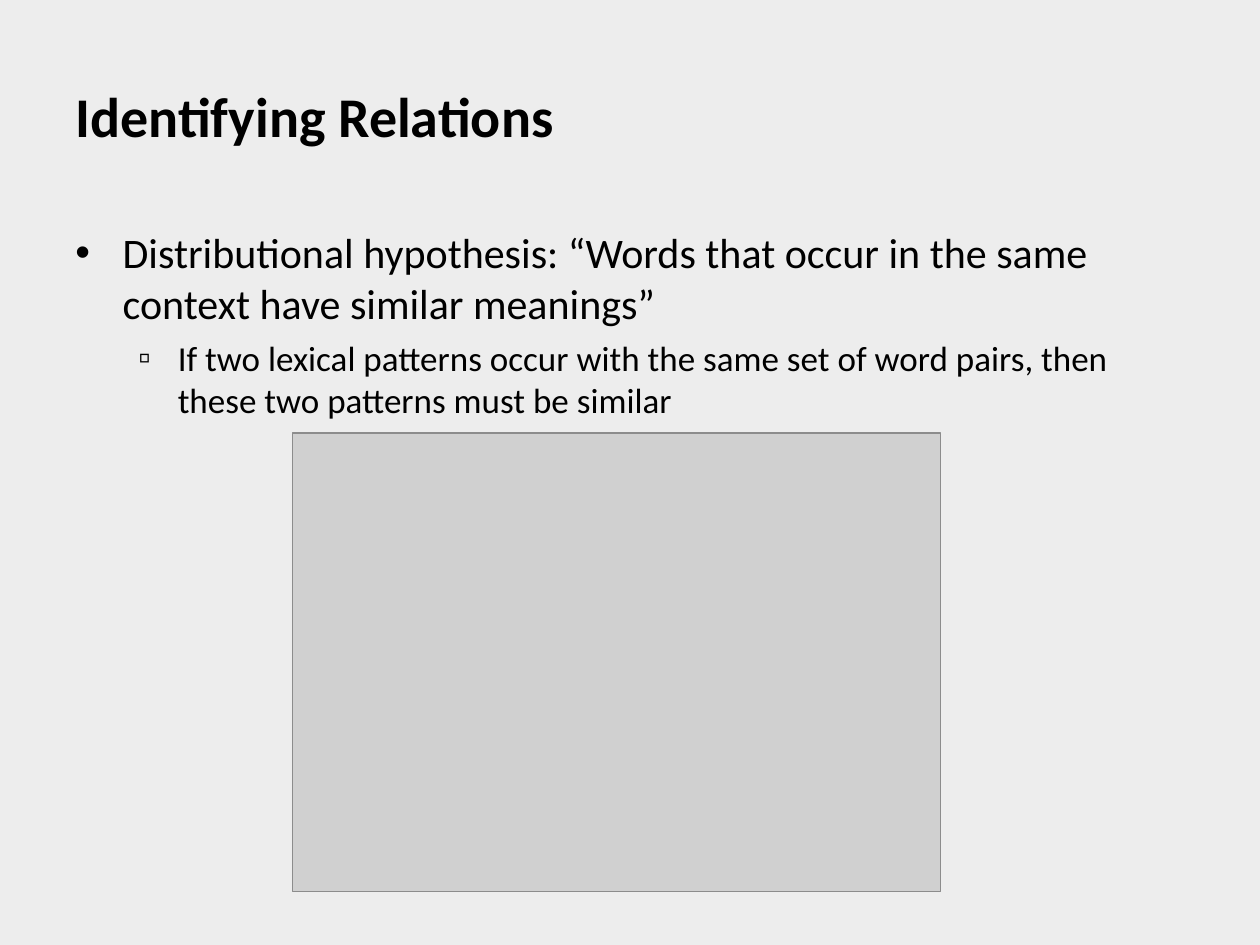
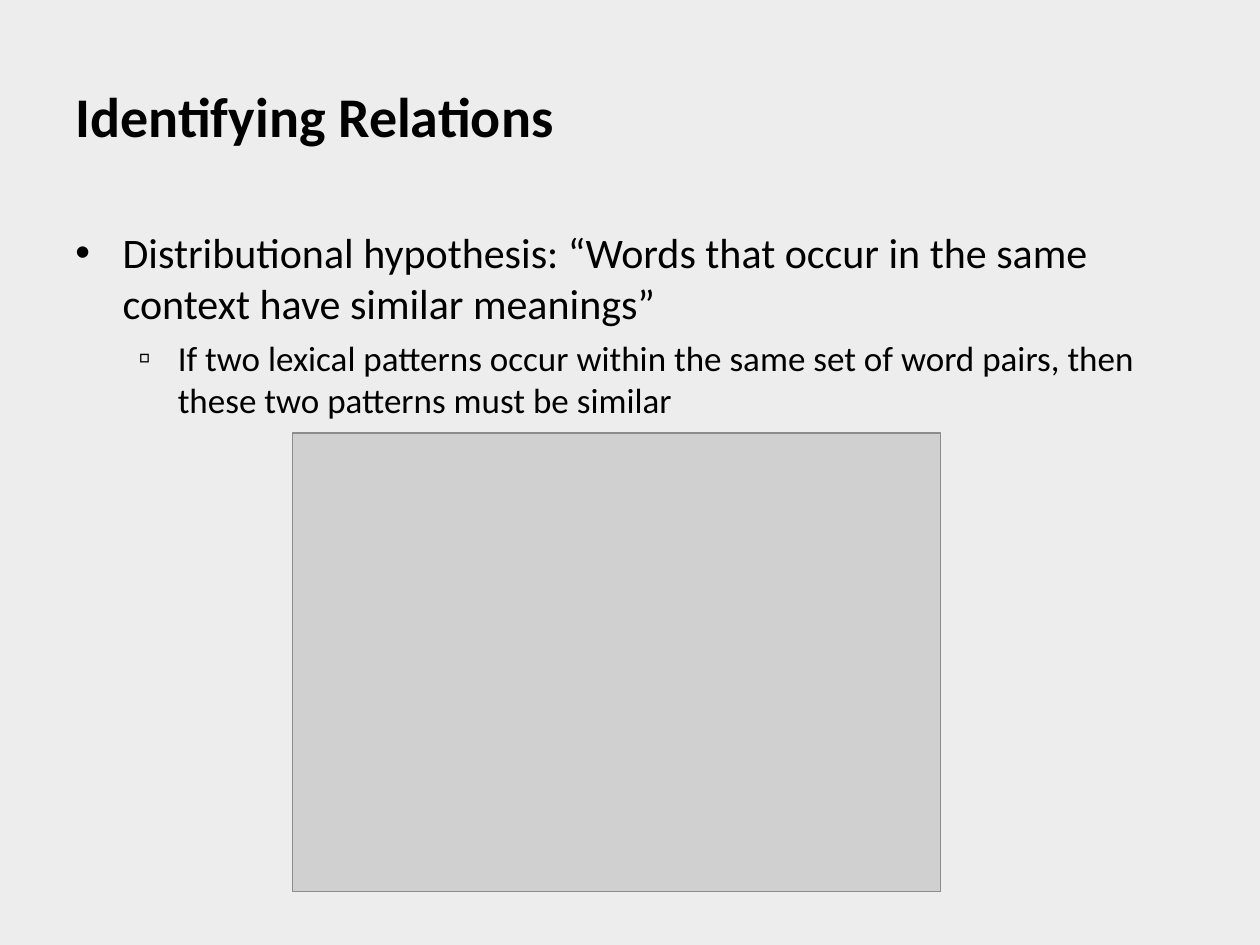
Before and after one commit to henriquekano/horie-dev, a slide deck: slide 12 of 2009.2 ウェブ工学/Relational Similarity.ppt. Drawn at 1260x945 pixels with LibreOffice and Linux fonts; fonts in the diff are those of the drawing; grey boxes stand for pictures; background and template pictures are left out. Boxes give left, top, right and bottom in pixels: in the first picture for what was removed or moved away, otherwise in the second. Text is boxed around its words. In the diff, an @@ line names an element or a change of style, - is before the commit and + after.

```diff
--- a/2009.2 ウェブ工学/Relational Similarity.ppt
+++ b/2009.2 ウェブ工学/Relational Similarity.ppt
@@ text at (x1=178, y1=346, x2=1134, y2=419): text changed @@
-  ▫ If two lexical patterns occur with the same set of word pairs, then these two patterns must be similar
+  ▫ If two lexical patterns occur within the same set of word pairs, then these two patterns must be similar
```
Also in this commit, not shown: 10 other slides changed.
